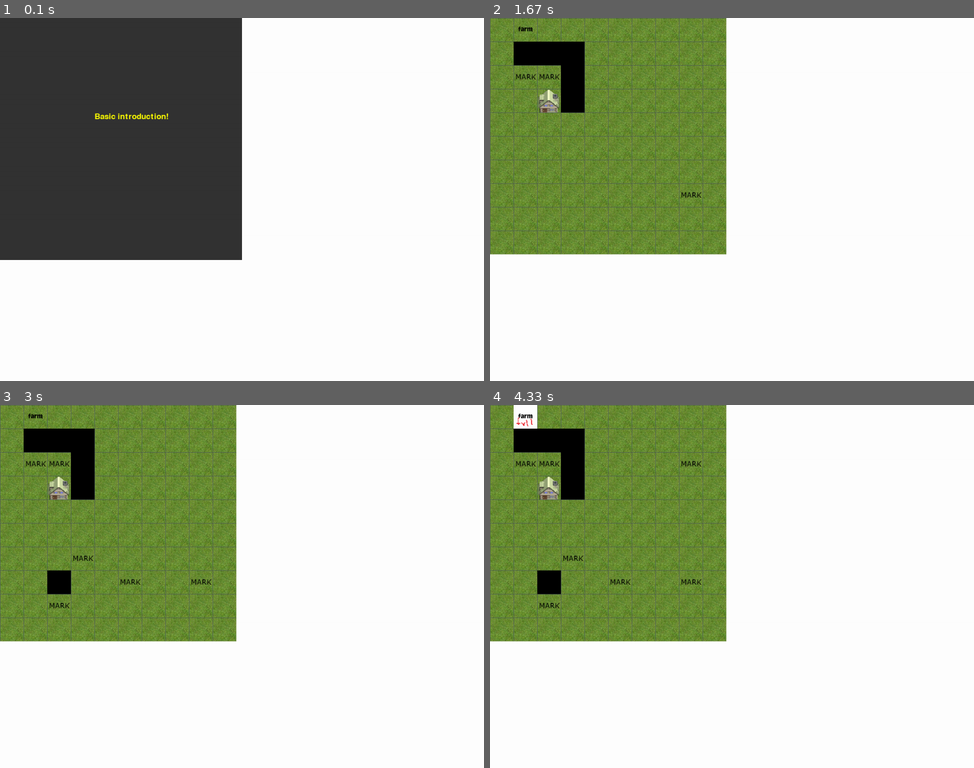
Above: before the commit, frames 1-4 (two rows, left to right).
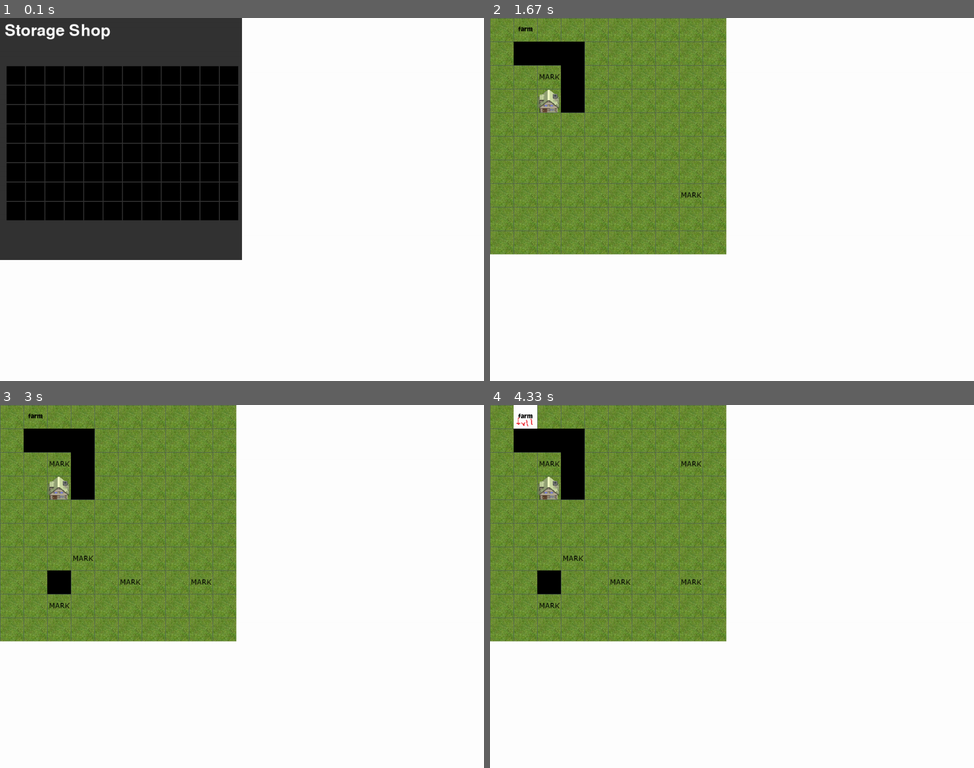
Above: after the commit, the same moments.

Repository: lewck/pygame
Game: pygame game, started from main.py
The game is run twice, just before and just after one commit, with the same random seed, the same clock (stepped at 60 frames per second) and the same inputs.
Inputs (mouse positions are in pixels of both pictures, inside the frame that each line leads up to):
- Up to frame 1 (0.1 s): no input
- Up to frame 2 (1.67 s): press the mouse at (514, 65) at 0.37 s; move the mouse to (611, 83) at 0.47 s; release the mouse at (712, 101) at 0.6 s; click (693, 184) at 0.72 s; tap F3 at 1 s; click (548, 83) at 1.38 s
- Up to frame 3 (3 s): click (67, 604) at 1.72 s; click (77, 550) at 2.05 s; right-click (62, 575) at 2.38 s; click (125, 590) at 2.72 s
- Up to frame 4 (4.33 s): click (688, 466) at 4.05 s

The runs differ from the first frame. In frame 1, 19% of the frame differs, in the area x 1-50%, y 1-56%; in frame 2, less than 0.1%; in frame 3, less than 0.1%; in frame 4, less than 0.1%.

Commit message:
rendered better working on shop

Diff:
--- a/dev/log.py
+++ b/dev/log.py
@@ -7,7 +7,8 @@
         self.file = self.openFile()
         self.add(text, type)
 
-    def __exit__(self):
+    def close(self):
+        self.add('Program Terminated Gracefully',0)
         self.file.close()
 
     def openFile(self):
--- a/engine/event.py
+++ b/engine/event.py
@@ -3,29 +3,28 @@
 
 
 class event:
-    def __init__(self, modelID, data, trigger):
+    def __init__(self, modelID, data, trigger, id):
         self.modelID = modelID
         self.data = data
-        self.id = tool.genRandomString(16)
+        self.id = id
         self.trigger = trigger
 
 
 
     def doEvent(self):
+        #Verify buffer not active
         getattr(settings.activeModelDB[self.modelID], self.trigger)()
         print('doneeve')
 
     @staticmethod
     def create(modelID, data, trigger):
-        settings.activeEventDB.append(event(modelID, data, trigger))
-        return settings.activeEventDB[len(settings.activeEventDB)-1].id
+        id = tool.genRandomString(16)
+        settings.activeEventDB[id] = event(modelID, data, trigger, id)
+        return id
 
 
 
     @staticmethod
     def call(eventID):
         # Find Position
-        for i in range(0, len(settings.activeEventDB)):
-            if (settings.activeEventDB[i].id == eventID):
-                settings.activeEventDB[i].doEvent()
-                break
+        settings.activeEventDB[eventID].doEvent()
--- a/engine/input.py
+++ b/engine/input.py
@@ -29,6 +29,7 @@
                     settings.surface.fill(settings.color['white'])
 
             elif event.type == pygame.MOUSEBUTTONDOWN:
+                clickUsed = False
                 print('MOUSE DOWN')
                 '''
                 '
@@ -42,36 +43,27 @@
 
                 if(event.button == 1):
                     #Left Click
-                    for each in settings.activeEventDB:
+                    '''
+                    '
+                    '   Buffer used because some events change size of activeEventDB (for example an event that closes
+                    '   itself). Every event is added to a buffer then performed after the loop is completed in order.
+                    '
+                    '''
+                    buffer = []
+                    for id, each in settings.activeEventDB.items():
                         if(each.data['attribute']['click']==1):
 
                             if ((each.data['attribute']['pos'][0] < y < each.data['attribute']['dim'][0]) &
                                     (each.data['attribute']['pos'][1] < x < each.data['attribute']['dim'][1])):
+                                clickUsed = True
+                                buffer.append(id)
 
-                                each.doEvent()
+                    for each in buffer:
+                        settings.activeEventDB[each].doEvent()
 
-
-
-
-                    sorted = tool.bubbleSort(values=settings.activeInputDB, localvariable='priority')
-                    refined = uishelper.getInputWithLeftClick(sorted)
-
-                    #Evaluate if in click range of any things
-                    for each in refined:
-                        print(x)
-                        print(y)
-                        if((each.attribute['pos'][0] < y < each.attribute['dim'][0] )&
-                            (each.attribute['pos'][1] < x < each.attribute['dim'][1])):
-
-                            eventhelper.call(each.attribute['eventID'])
-                            #in x and y
-
-
-                            print('TRUE')
-
-
-                    settings.grid[int(yTile)][int(xTile)].eventClick()
-                    object.create(uid='market', y=yTile, x=xTile, direction=2, dev=True)
+                    if(clickUsed == False):
+                        settings.grid[int(yTile)][int(xTile)].eventClick()
+                        object.create(uid='market', y=yTile, x=xTile, direction=2, dev=True)
                 elif(event.button == 3):
                     #Right Click
                     object.create(uid='road', y=yTile, x=xTile, direction=0, dev=True)
--- a/engine/render.py
+++ b/engine/render.py
@@ -75,9 +75,11 @@
 
             if (each.data['type'] == 'text'):
                 try:
-                    font = eval('settings.' + each.data['attribute']['font'])
+                    font = settings.fonts[each.data['attribute']['font']][each.data['attribute']['size']]
                 except KeyError:
-                    font = eval('settings.primaryFont')
+                    settings.logObject.add('Font not found', 2)
+                    font = settings.fonts['primaryFont'][20]
+
                 rendered = font.render(each.data['attribute']['value'], True, (each.data['attribute']['color']))
                 settings.surface.blit(rendered, (each.data['pos'][1], each.data['pos'][0]))
 
--- a/engine/userinteract/model/base.py
+++ b/engine/userinteract/model/base.py
@@ -35,3 +35,26 @@
 
             for each in toDelete:
                 del settings.activeOutDB[each]
+        elif(type=='input'):
+            toDelete = []
+            if(id=='all'):
+                for key, each in settings.activeEventDB.items():
+                    if(each.modelID == self.id):
+                        toDelete.append(key)
+
+            else:
+                del settings.activeEventDB[id]
+
+            for each in toDelete:
+                del settings.activeEventDB[each]
+
+    def deleteModel(self):
+        #Remove Output Interface
+        self.deleteInterface('output', 'all')
+        # Remove Input Interface
+        self.deleteInterface('input', 'all')
+
+
+    def close(self):
+        # Clear interfaces
+        self.deleteModel()
--- /dev/null
+++ b/engine/userinteract/model/menufactorybuy.py
@@ -0,0 +1,50 @@
+'''
+'
+'   NB correct class naming convention: modeltype subtype action
+'
+'''
+
+from engine.userinteract.model.base import base
+
+import settings
+
+class menufactorybuy(base):
+    def __init__(self):
+        super(menufactorybuy, self).__init__()
+
+    def addInputs(self):
+        self.addInput(type='mouseAction', priority = 5, title='close', attribute={
+            'click': 1,
+            'pos': [0, 0],
+            'dim': [200, 100],
+            'event': 'close'
+        })
+
+    def addOutputs(self):
+        self.addOutput(pos=[10, 10], type='text', priority=20, title='menustoragebuytext', attribute={
+            'font': 'primaryFont',
+            'size': 50,
+            'value': 'Storage Shop',
+            'color': (255, 255, 255)
+        })
+
+
+
+        self.addOutput(pos=[0, 0], type='shape', priority=5, title='shopBackground', attribute={
+            'shape': 'rectangle',
+            'dim': [512,512],
+            'color': (51,51,51)
+        })
+
+        posx = 12
+        posy = 100
+        for y in range(0,8):
+            for x in range(0,12):
+                self.addOutput(pos=[posy+2, posx+2], type='shape', priority=10, title='shopBackground'+str(y)+str(x), attribute={
+                    'shape': 'rectangle',
+                    'dim': [39, 39],
+                    'color': (0, 0, 0)
+                })
+                posx += 41
+            posx = 12
+            posy += 41
--- a/engine/userinteract/model/welcome.py
+++ b/engine/userinteract/model/welcome.py
@@ -7,12 +7,6 @@
 class welcome(base):
     def __init__(self):
         super(welcome, self).__init__()
-
-    def close(self):
-        #Clear interfaces
-        self.deleteInterface('output', 'all')
-        print(self.id)
-
 
     def addInputs(self):
         self.addInput(type='mouseAction', priority = 5, title='close', attribute={
--- a/engine/userinteract/ui.py
+++ b/engine/userinteract/ui.py
@@ -1,4 +1,5 @@
 from engine.userinteract.model.welcome import welcome
+from engine.userinteract.model.menufactorybuy import menufactorybuy
 from engine.event import event
 from engine.out import out as outObj
 from util.tool import tool
@@ -10,8 +11,7 @@
     def create(uid):
         model = []
 
-        if(uid==1):
-            model.append(welcome())
+        model.append(eval(uid+'()'))
 
         for each in model:
             #Register Model
--- a/main.py
+++ b/main.py
@@ -31,7 +31,17 @@
 settings.surface = pygame.display.set_mode((display_width,display_height))
 pygame.display.set_caption('Title')
 
-settings.primaryFont = pygame.font.SysFont(None, 25)
+settings.fonts = {
+    'primaryFont':{
+        10: pygame.font.SysFont(None, 10),
+        20: pygame.font.SysFont(None, 20),
+        30: pygame.font.SysFont(None, 30),
+        40: pygame.font.SysFont(None, 40),
+        50: pygame.font.SysFont(None, 50),
+        60: pygame.font.SysFont(None, 60),
+    },
+}
+
 
 gameExit = False
 x = 0
@@ -60,7 +70,7 @@
 devInputBuffer = False
 devInputKey = ''
 
-val = ui.create(1)
+val = ui.create('menufactorybuy')
 
 
 
@@ -101,5 +111,6 @@
     pygame.display.update()
     clock.tick(60)
 
+settings.logObject.close()
 pygame.quit()
 quit()
--- a/settings.py
+++ b/settings.py
@@ -1,4 +1,4 @@
-
+import dev.log
 def init():
     global APIKEY
     APIKEY = 'ngyBtvxbC2dPQg2f8lmZMVAceGQo2q0skYZoAzkJd19wWBetJ0tTMaWO3HySt4m5'
@@ -55,8 +55,8 @@
     global activeInputDB
     activeInputDB = []
 
-    global primaryFont
-    primaryFont = 0
+    global fonts
+    fonts = 0
 
     global color
     color = {
@@ -65,10 +65,13 @@
     }
 
     global activeEventDB
-    activeEventDB = []
+    activeEventDB = {}
 
     global activeModelDB
     activeModelDB = {}
 
     global activeOutDB
     activeOutDB = {}
+
+    global eventBuffer
+    eventBuffer = True
